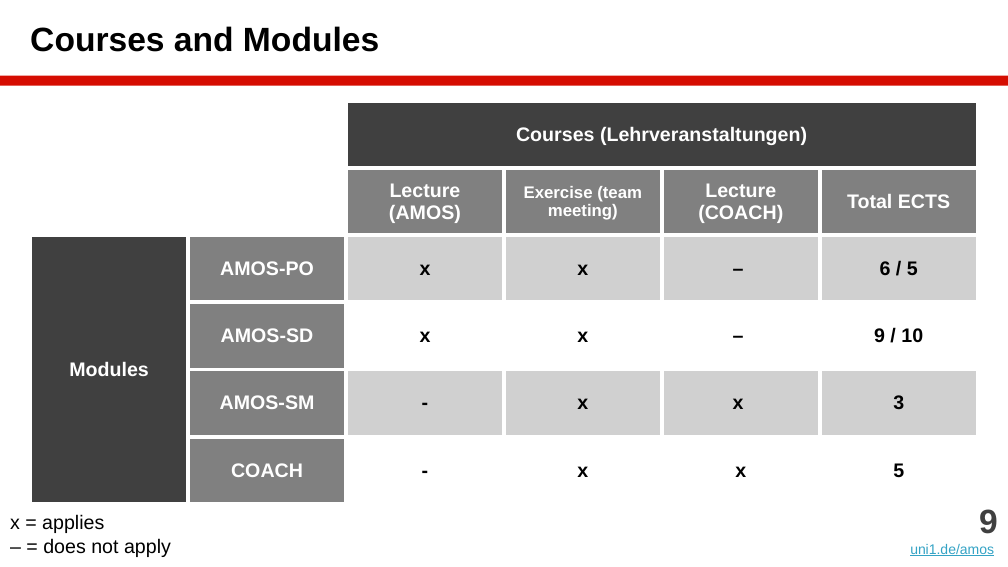
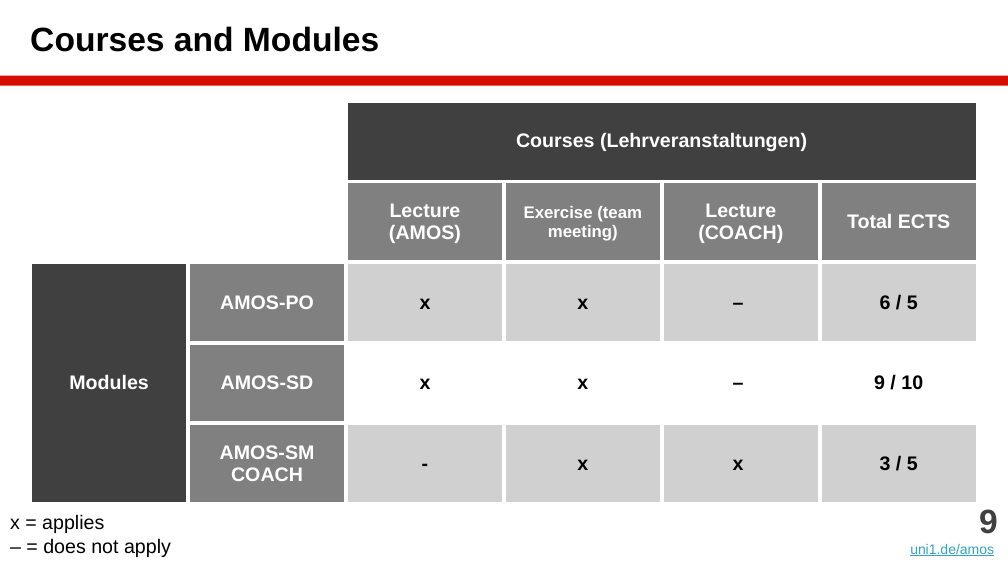
Before and after one commit to dirkriehle/amos-course, a slide deck: slide 9 of Lecture slides/AMOS A01 - Introduction.pptx. Drawn at 1008x567 pixels with LibreOffice and Linux fonts; fonts in the diff are those of the drawing. Boxes give left, top, right and bottom in pixels: in the first picture for what was removed or moved away, otherwise in the second. Text is boxed around its words. In the diff, an @@ line names an element or a change of style, - is before the commit and + after.

```diff
--- a/Lecture slides/AMOS A01 - Introduction.pptx
+++ b/Lecture slides/AMOS A01 - Introduction.pptx
@@ table at <box>30,101,980,485</box> @@
-row 5:  | AMOS-SM | - | x | x | 3
-row 6:  | COACH | - | x | x | 5
+row 5:  | AMOS-SM / COACH | - | x | x | 3 / 5
```
Also in this commit, not shown: 9 other slides changed, 15 other files.
